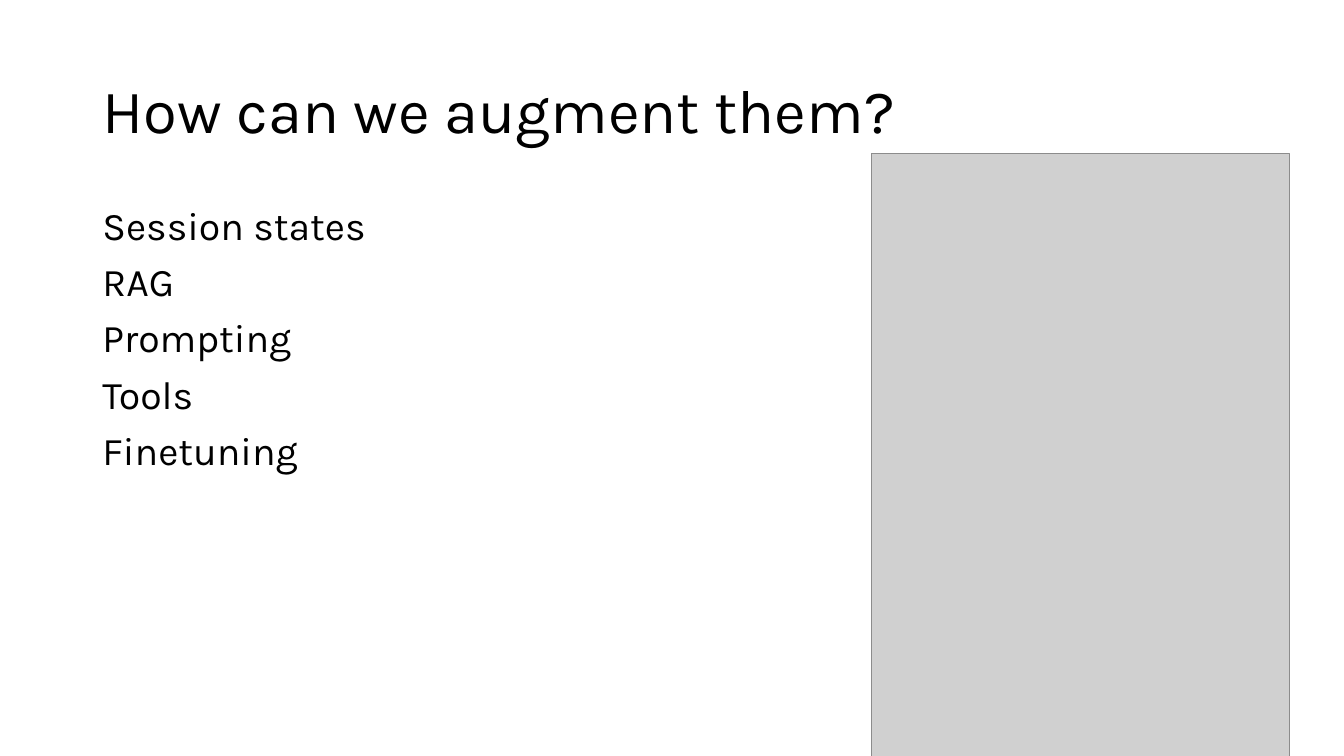
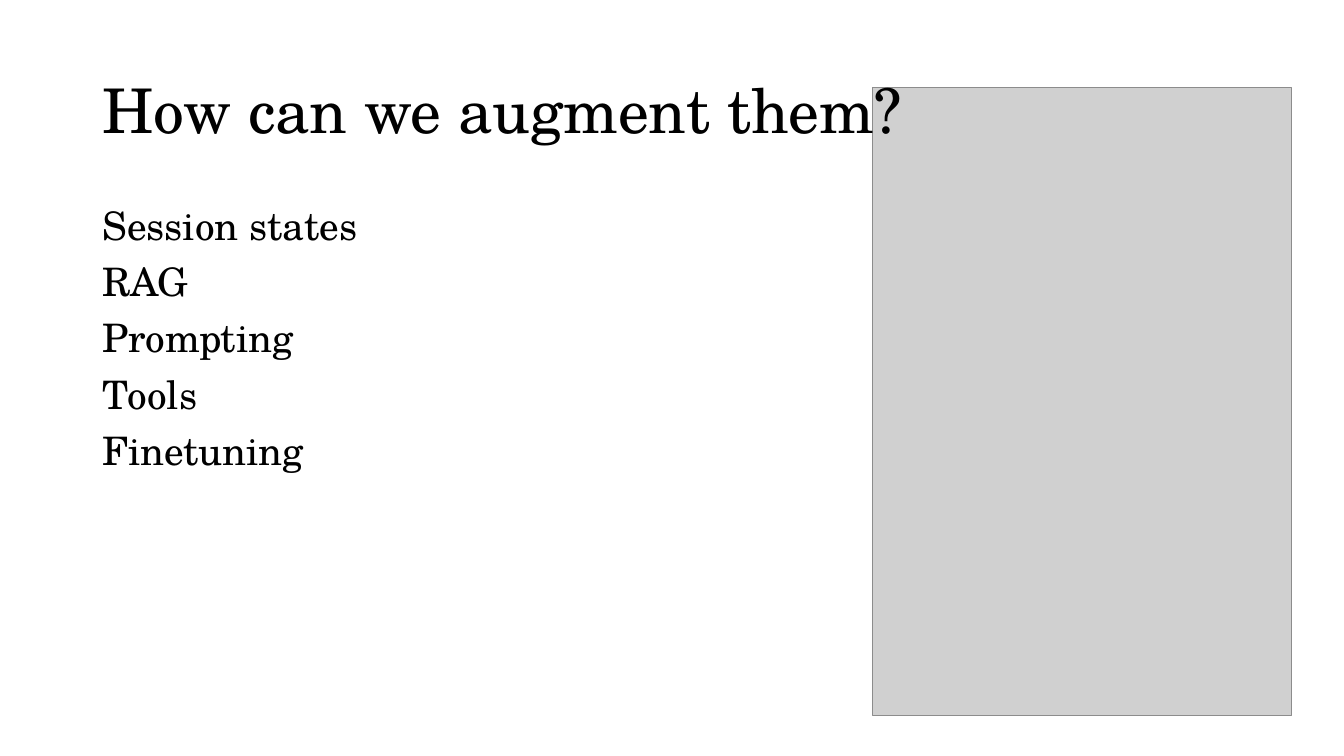
Before and after one commit to acceleratescience/large-language-models, a slide deck: slide 8 of slides/flsg/1-intro-flsg.pptx (slide 7 before the commit). Drawn at 1344x756 pixels with LibreOffice and Linux fonts; fonts in the diff are those of the drawing; grey boxes stand for pictures; background and template pictures are left out. Boxes give left, top, right and bottom in pixels: in the first picture for what was removed or moved away, otherwise in the second. Text is boxed around its words. In the diff, an @@ line names an element or a change of style, - is before the commit and + after.

```diff
--- a/slides/flsg/1-intro-flsg.pptx
+++ b/slides/flsg/1-intro-flsg.pptx
@@ title "How can we augment them?" at <box>102,87,902,150</box>: font Karla to TeX Gyre Schola @@
@@ picture: place and size @@
-picture at <box>871,154,1290,756</box>
+picture at <box>873,88,1292,716</box>
@@ text "Session states" at <box>102,211,358,473</box>: font Karla to TeX Gyre Schola @@
```
Also in this commit, not shown: 17 other slides changed, 1 slide added, 1 other file.
